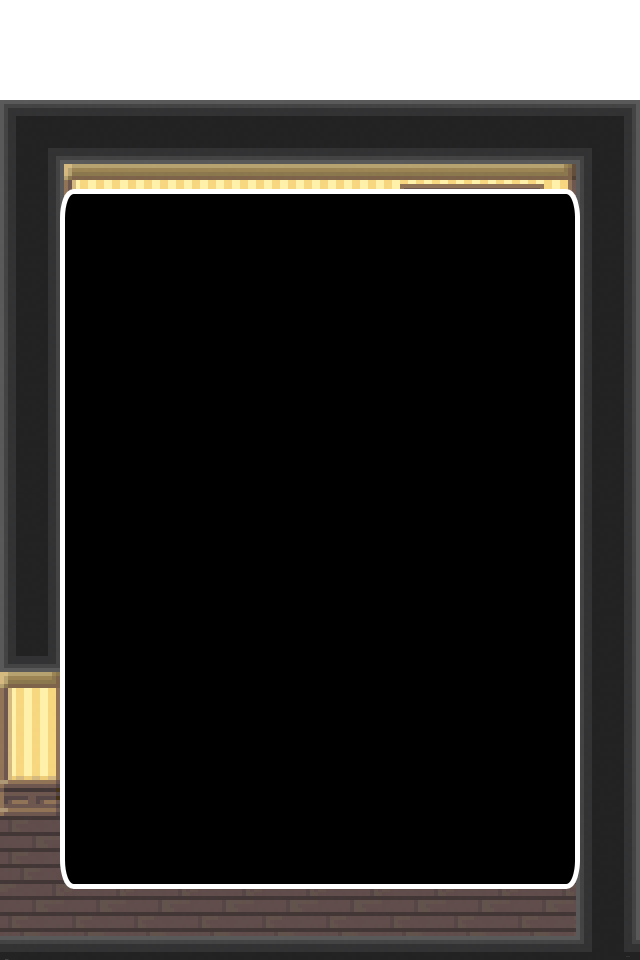
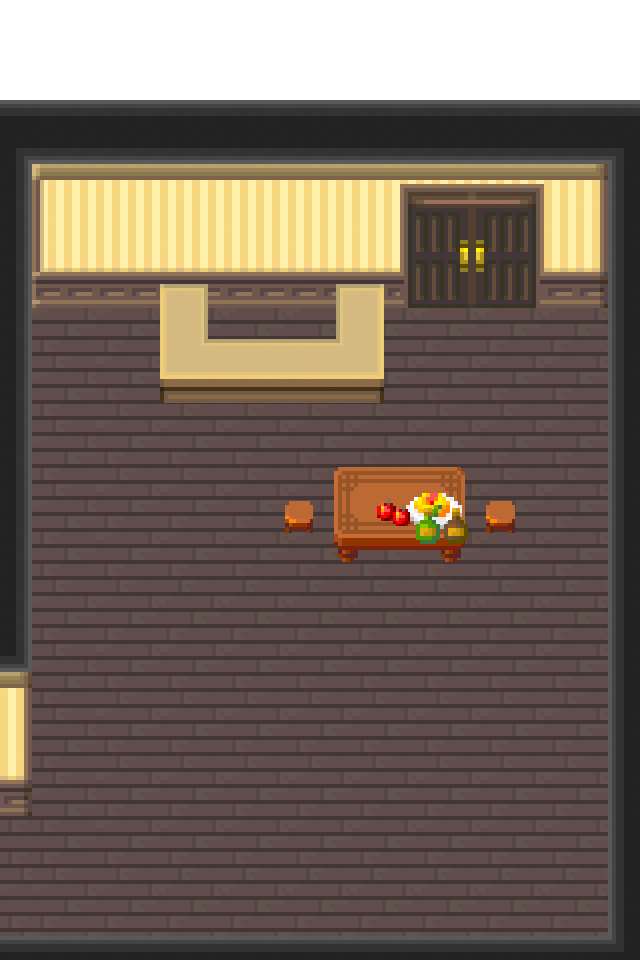
Revision of a layered 640 × 960 image; what changed, layer by layer:
hid "大きいポップアップ のコピー" over [60, 189, 580, 889]
hid group "プレイヤー" (1 layers) over [100, 859, 410, 928]
added layer "レイヤー 45" in group "オブジェクト" over [377, 493, 468, 544]
added layer "レイヤー 44" in group "オブジェクト" over [285, 467, 515, 562]
removed layer "レイヤー 9" over [0, 104, 640, 960]
removed layer "内壁" over [64, 164, 576, 308]
removed layer "レイヤー 25" over [0, 308, 576, 936]
added layer "レイヤー 37" above "レイヤー 43" over [0, 104, 640, 960]
added layer "レイヤー 43" above "レイヤー 41" over [32, 164, 608, 308]
added layer "レイヤー 41" above "背景" over [0, 104, 640, 944]
